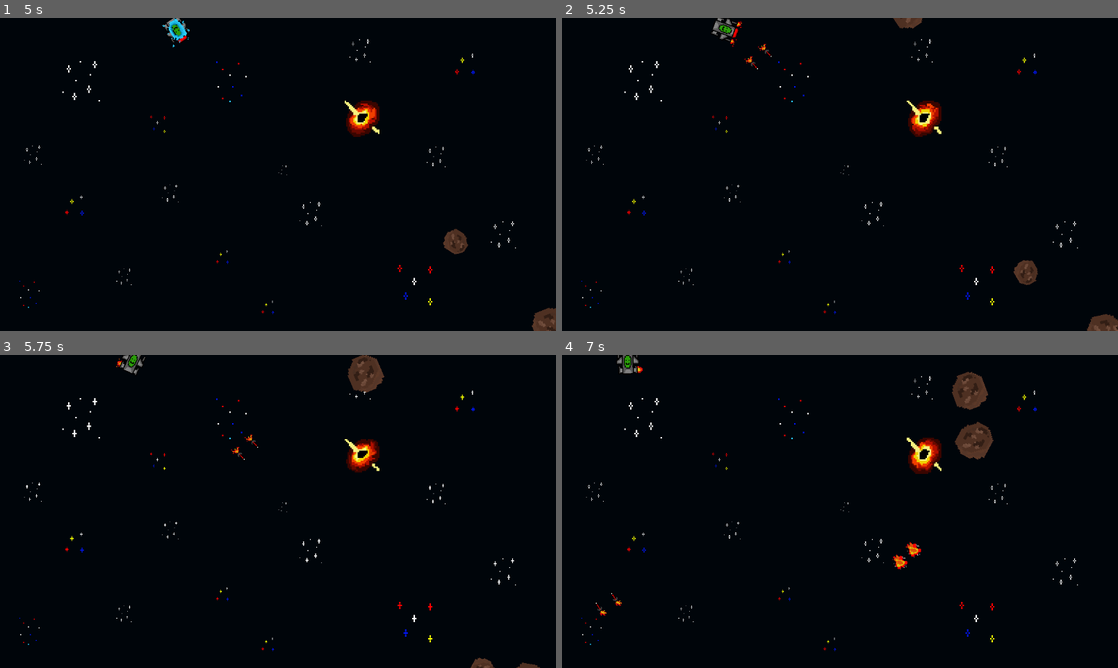
Above: before the commit, frames 1-4 (two rows, left to right).
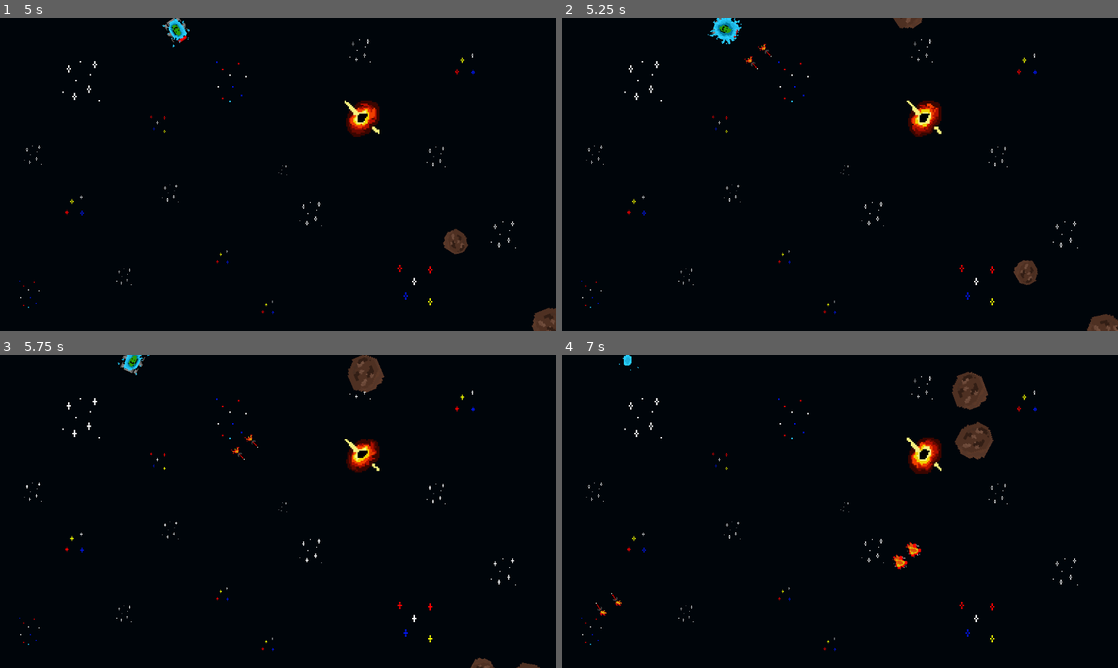
Above: after the commit, the same moments.

Repository: htoo-aung/Asteroids
Game: Godot game, scene res://scenes/main.tscn
The game is run twice, just before and just after one commit, with the same random seed, the same clock (stepped at 60 frames per second) and the same inputs.
Inputs:
- Up to frame 1 (5 s): hold D (rotate_right) 0.53-1.28 s; hold Space (shoot) 0.53-1.28 s; hold A (rotate_left) 1.28-2.03 s; tap Space (shoot) at 1.35, 2.85, 4.35 s; hold Space (shoot) 2.03-2.78 s; hold D (rotate_right) 2.03-3.53 s; hold Space (shoot) 3.53-4.28 s; hold A (rotate_left) from 3.53 s (still down)
- Up to frame 2 (5.25 s): keep holding A (rotate_left); hold Space (shoot) from 5.03 s (still down)
- Up to frame 3 (5.75 s): keep holding A (rotate_left); keep holding Space (shoot)
- Up to frame 4 (7 s): release A (rotate_left) at 5.78 s; release Space (shoot) at 5.78 s; hold D (rotate_right) from 5.78 s (still down); tap Space (shoot) at 5.85 s; hold Space (shoot) from 6.53 s (still down)

Frame 1 is identical in both runs. In frame 2, 0.3% of the frame differs, in the area x 26-33%, y 0-10%; in frame 3, 0.1%; in frame 4, 0.2%.

Commit message:
fixed bug where damaged animation was not playing when colliding with an asteroid

Diff:
--- a/scenes/asteroid.tscn
+++ b/scenes/asteroid.tscn
@@ -80,7 +80,7 @@
 "
 
 [sub_resource type="CircleShape2D" id="CircleShape2D_0djh4"]
-radius = 29.0
+radius = 13.0
 
 [node name="Asteroid" type="RigidBody2D"]
 collision_layer = 2
@@ -99,6 +99,7 @@
 position = Vector2(1, 0)
 scale = Vector2(2, 2)
 shape = SubResource("CircleShape2D_22h4a")
+debug_color = Color(0, 0.64568, 0.254728, 0.42)
 
 [node name="AudioStreamPlayer2D" type="AudioStreamPlayer2D" parent="."]
 
@@ -107,6 +108,7 @@
 
 [node name="CollisionShape2D" type="CollisionShape2D" parent="Area2D"]
 position = Vector2(1, 0)
+scale = Vector2(2, 2)
 shape = SubResource("CircleShape2D_0djh4")
 
 [connection signal="body_entered" from="." to="." method="_on_body_entered"]
--- a/scenes/player.tscn
+++ b/scenes/player.tscn
@@ -219,8 +219,10 @@
 [node name="AnimatedSprite2D" type="AnimatedSprite2D" parent="."]
 scale = Vector2(2, 2)
 sprite_frames = SubResource("SpriteFrames_wf0si")
-animation = &"warp"
+animation = &"damaged"
 autoplay = "idle"
+frame = 3
+frame_progress = 1.0
 
 [node name="PlayerCollision" type="CollisionShape2D" parent="."]
 scale = Vector2(2, 2)
--- a/scripts/asteroid.gd
+++ b/scripts/asteroid.gd
@@ -3,8 +3,7 @@
 @onready var animatedSprite: AnimatedSprite2D = $AnimatedSprite2D
 @onready var asteroidSprite: AnimatedSprite2D = $AnimatedSprite2D
 @onready var asteroidCollisionShape: CollisionShape2D = $CollisionShape2D
-
-const PLAYER = preload("res://scenes/player.tscn")
+@onready var damageCollisionShape: CollisionShape2D = $Area2D/CollisionShape2D
 
 var lifetime := 30.0
 
@@ -15,6 +14,7 @@
 
 	asteroidSprite.scale = new_scale
 	asteroidCollisionShape.scale = new_scale
+	damageCollisionShape.scale = new_scale
 
 # Called every frame. 'delta' is the elapsed time since the previous frame.
 func _physics_process(delta: float) -> void:
@@ -41,6 +41,7 @@
 
 
 func _on_area_2d_body_entered(body: Node2D) -> void:
+	body.is_damaged = true
 	body.damage_taken()
 	print("hit")
 
--- a/scripts/main.gd
+++ b/scripts/main.gd
@@ -1,6 +1,8 @@
 extends Node2D
 
 @export var asteroid_scene: PackedScene
+
+const PLAYER = preload("res://scenes/player.tscn")
 
 # Called when the node enters the scene tree for the first time.
 func _ready() -> void:
@@ -29,3 +31,8 @@
 	new_asteroid.linear_velocity = velocity.rotated(direction)
 
 	add_child(new_asteroid)
+
+func game_over():
+	if (PLAYER.health == 0):
+		get_tree().reload_current_scene()
+		PLAYER.death()
--- a/scripts/player.gd
+++ b/scripts/player.gd
@@ -4,36 +4,42 @@
 @onready var animatedSprite: AnimatedSprite2D = $AnimatedSprite2D
 @onready var timer: Timer = $Timer
 
-var player_health := 100.0
+var health := 100.0
 var rotate_speed := 2000.0
 var recoil_force := 80.0
 var can_shoot = true
 var is_warp = false
+var is_damaged = false
 
 func _ready():
 	timer.one_shot = true
 	timer.connect("timeout", _on_timer_timeout)
+	animatedSprite.connect("animation_finished", _on_animation_finished)
 
 func _integrate_forces(state: PhysicsDirectBodyState2D) -> void:
 	warp()
 
 func _physics_process(delta: float) -> void:
 	get_input(delta)
+	update_animation()
+
+func update_animation():
+	if (is_damaged):
+		animatedSprite.play("damaged")
+	elif (is_warp):
+		animatedSprite.play("warp")
+	elif Input.is_action_pressed("rotate_left"):
+		animatedSprite.play("rotate_left")
+	elif Input.is_action_pressed("rotate_right"):
+		animatedSprite.play("rotate_right")
+	else:
+		animatedSprite.play("idle")
 
 func get_input(delta: float):
 	if(Input.is_action_pressed("rotate_left")):
 		apply_torque(-rotate_speed)
 	elif(Input.is_action_pressed("rotate_right")):
 		apply_torque(rotate_speed)
-
-	if not is_warp:
-		if(Input.is_action_pressed("rotate_left")):
-			animatedSprite.play("rotate_left")
-		elif(Input.is_action_pressed("rotate_right")):
-			animatedSprite.play("rotate_right")
-		else:
-			animatedSprite.play("idle")
-
 
 	if(can_shoot == true and Input.is_action_pressed("shoot")):
 		shoot()
@@ -73,29 +79,38 @@
 	var screen_bounds : Vector2 = get_viewport_rect().size / 2.0
 	var new_pos = position
 
-	if new_pos.x != wrapf(new_pos.x, -screen_bounds.x, screen_bounds.x):
-		start_warp_animation()
-	if new_pos.y != wrapf(new_pos.y, -screen_bounds.y, screen_bounds.y):
+	if new_pos.x != wrapf(new_pos.x, -screen_bounds.x, screen_bounds.x) or \
+		new_pos.y != wrapf(new_pos.y, -screen_bounds.y, screen_bounds.y):
 		start_warp_animation()
 
 	new_pos.x = wrapf(new_pos.x, -screen_bounds.x, screen_bounds.x)
 	new_pos.y = wrapf(new_pos.y, -screen_bounds.y, screen_bounds.y)
 	position = new_pos
 
+func _on_animation_finished():
+	var anim_name = animatedSprite.animation
+
+	if (anim_name == "warp"):
+		is_warp = false
+	elif (anim_name == "damaged"):
+		is_damaged = false
+	elif (anim_name == "shoot"):
+		animatedSprite.play("idle")
+
 func start_warp_animation():
 	if not is_warp:
 		is_warp = true
-		animatedSprite.play("warp")
-		animatedSprite.connect("animation_finished", _on_warp_finished)
 
 func _on_warp_finished():
 	is_warp = false
-	animatedSprite.disconnect("animation_finished", _on_warp_finished)
 
 func damage_taken():
-	player_health -= 20
-	animatedSprite.play("damaged")
-	print(player_health)
+	health -= 20
+	print(health)
+	is_damaged = true
+
+func _on_damaged_finished():
+	is_damaged = false
 
 func death():
 	animatedSprite.play("death")
Binary file changed: assets/sprites/Spaceship.aseprite
Binary file changed: assets/sprites/Spaceship.png
